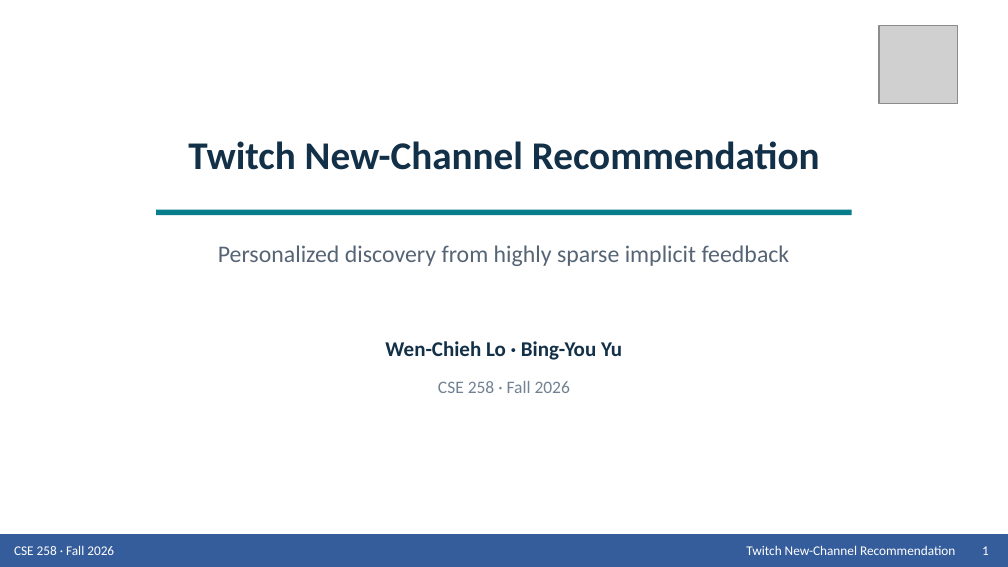
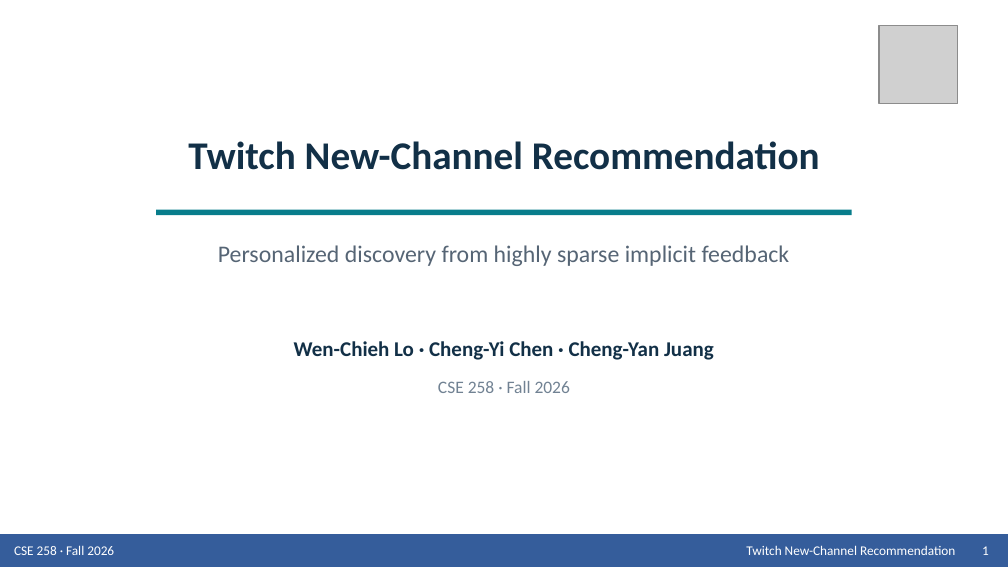
Before and after one commit to Wen-Chieh-Lo/You-know-who-did-God-did-, a slide deck: slide 1 of presentation/Group_9_Presentation_Twitch.pptx. Drawn at 1008x567 pixels with LibreOffice and Linux fonts; fonts in the diff are those of the drawing; grey boxes stand for pictures. Boxes give left, top, right and bottom in pixels: in the first picture for what was removed or moved away, otherwise in the second. Text is boxed around its words. In the diff, an @@ line names an element or a change of style, - is before the commit and + after.

Commit message:
Update presentation author names

```diff
--- a/presentation/Group_9_Presentation_Twitch.pptx
+++ b/presentation/Group_9_Presentation_Twitch.pptx
@@ text at (294,341,714,360): text changed @@
-Wen-Chieh Lo · Bing-You Yu
+Wen-Chieh Lo · Cheng-Yi Chen · Cheng-Yan Juang
```
Also in this commit, not shown: 1 other file.
